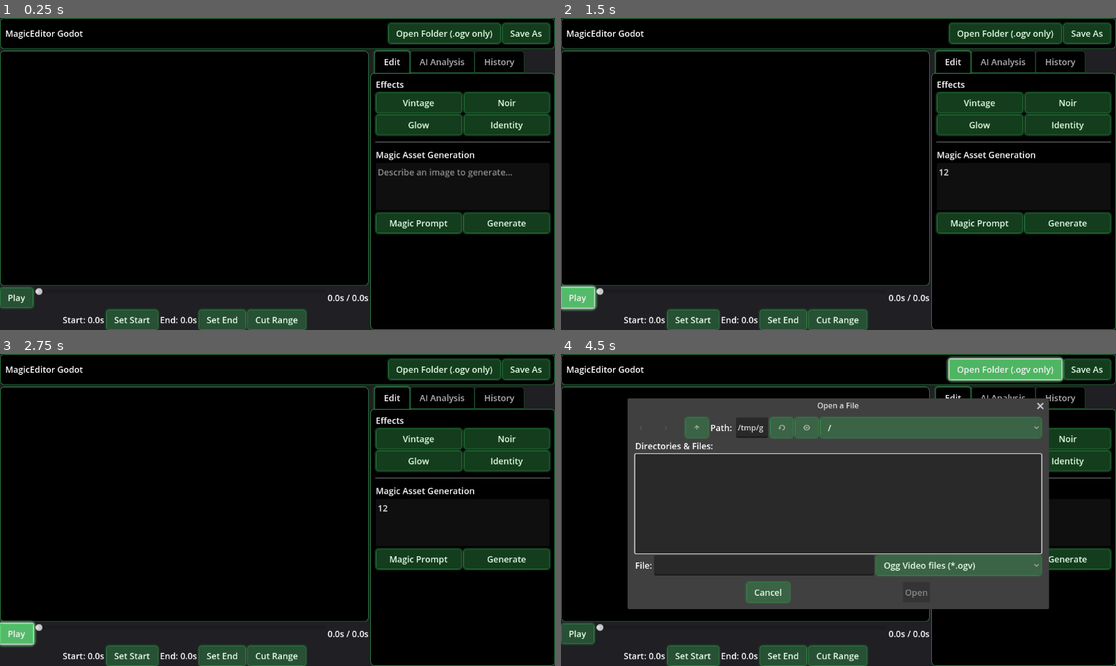
Above: before the commit, frames 1-4 (two rows, left to right).
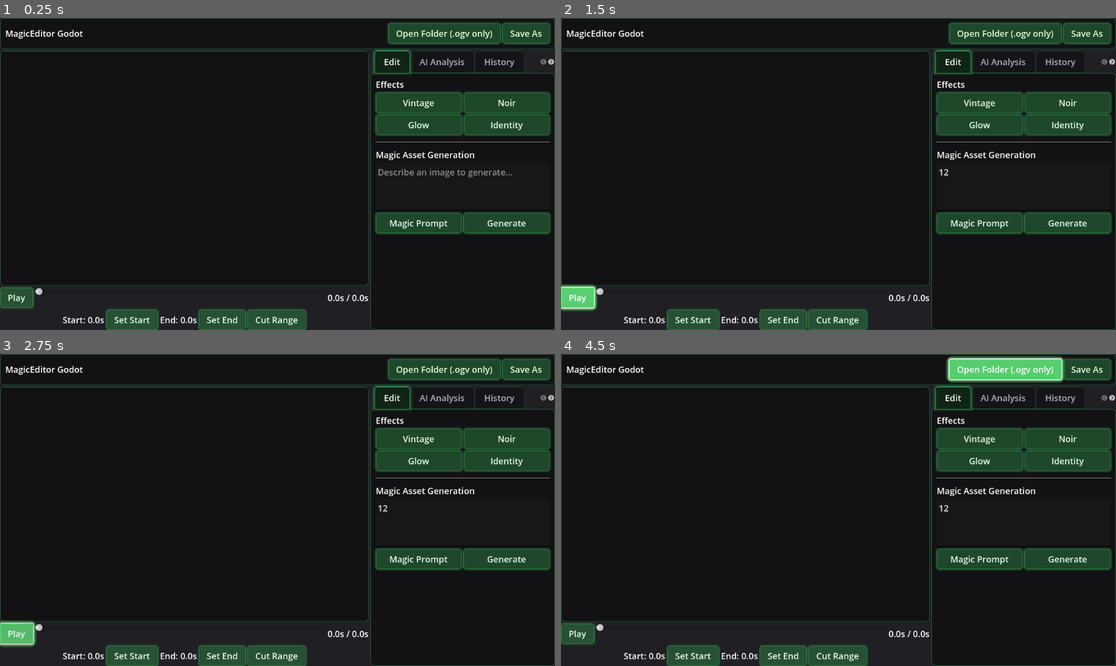
Above: after the commit, the same moments.

Repository: megumi-joy/VideoEditor
Game: Godot game, scene res://Main.tscn
Two runs of this game, one before a commit and one after it. Both use one fixed random seed, a clock stepped at 60 frames per second and the inputs below.
Inputs (mouse positions are in pixels of both pictures, inside the frame that each line leads up to):
- Up to frame 1 (0.25 s): no input
- Up to frame 2 (1.5 s): click (1021, 186) at 0.52 s; type "12" at 0.6 s; click "Play" at 1.25 s
- Up to frame 3 (2.75 s): click "Play" at 2 s
- Up to frame 4 (4.5 s): click "Set Start" at 2.75 s; click "Set Start" at 3.5 s; click "Open Folder (.ogv only)" at 4.25 s

The runs differ from the first frame. In frame 1, 2.5% of the frame differs, in the area x 0-100%, y 0-100%; in frame 2, 2.5%; in frame 3, 2.5%; in frame 4, 29%.

Commit message:
feat: Implement the initial Godot video editor UI scene, its main script, and a green theme.

Diff:
--- a/videoeditorgodot/Main.gd
+++ b/videoeditorgodot/Main.gd
@@ -24,6 +24,8 @@
 var has_loaded_video: bool = false
 
 func _ready():
+    _apply_afterglow_animations(self)
+
     # Connect UI signals
     open_button.pressed.connect(_on_open_button_pressed)
     file_dialog.file_selected.connect(_on_file_selected)
@@ -56,6 +58,26 @@
     # HTTP signals
     http_ollama.request_completed.connect(_on_ollama_request_completed)
     http_agent.request_completed.connect(_on_agent_request_completed)
+
+func _apply_afterglow_animations(node: Node):
+    if node is Button:
+        # Create an afterglow effect using a CanvasItem modulate property
+        node.mouse_entered.connect(func():
+            var tween = create_tween()
+            tween.tween_property(node, "modulate", Color(1.5, 2.0, 1.5, 1.0), 0.1)
+        )
+        node.mouse_exited.connect(func():
+            var tween = create_tween()
+            tween.tween_property(node, "modulate", Color(1.0, 1.0, 1.0, 1.0), 0.5)
+        )
+        node.pressed.connect(func():
+            var tween = create_tween()
+            node.modulate = Color(2.0, 3.0, 2.0, 1.0)
+            tween.tween_property(node, "modulate", Color(1.0, 1.0, 1.0, 1.0), 0.8).set_trans(Tween.TRANS_EXPO).set_ease(Tween.EASE_OUT)
+        )
+
+    for child in node.get_children():
+        _apply_afterglow_animations(child)
 
 func _process(_delta):
     if has_loaded_video and video_player.is_playing():
--- a/videoeditorgodot/Main.tscn
+++ b/videoeditorgodot/Main.tscn
@@ -252,12 +252,96 @@
 layout_mode = 2
 size_flags_vertical = 3
 
+[node name="Gen" type="VBoxContainer" parent="VBox/MainWorkspace/ToolsPanel"]
+visible = false
+layout_mode = 2
+metadata/_tab_index = 3
+
+[node name="Margin" type="MarginContainer" parent="VBox/MainWorkspace/ToolsPanel/Gen"]
+layout_mode = 2
+size_flags_vertical = 3
+theme_override_constants/margin_left = 10
+theme_override_constants/margin_top = 10
+theme_override_constants/margin_right = 10
+theme_override_constants/margin_bottom = 10
+
+[node name="VBox" type="VBoxContainer" parent="VBox/MainWorkspace/ToolsPanel/Gen/Margin"]
+layout_mode = 2
+
+[node name="Label" type="Label" parent="VBox/MainWorkspace/ToolsPanel/Gen/Margin/VBox"]
+layout_mode = 2
+text = "Generation Options"
+horizontal_alignment = 1
+
+[node name="HSeparator" type="HSeparator" parent="VBox/MainWorkspace/ToolsPanel/Gen/Margin/VBox"]
+layout_mode = 2
+theme_override_constants/separation = 15
+
+[node name="ImageGenBtn" type="Button" parent="VBox/MainWorkspace/ToolsPanel/Gen/Margin/VBox"]
+layout_mode = 2
+text = "Generate Image Model"
+
+[node name="VideoGenBtn" type="Button" parent="VBox/MainWorkspace/ToolsPanel/Gen/Margin/VBox"]
+layout_mode = 2
+text = "Generate Video Model"
+
+[node name="Shop Garage" type="VBoxContainer" parent="VBox/MainWorkspace/ToolsPanel"]
+visible = false
+layout_mode = 2
+metadata/_tab_index = 4
+
+[node name="Margin" type="MarginContainer" parent="VBox/MainWorkspace/ToolsPanel/Shop Garage"]
+layout_mode = 2
+size_flags_vertical = 3
+theme_override_constants/margin_left = 10
+theme_override_constants/margin_top = 10
+theme_override_constants/margin_right = 10
+theme_override_constants/margin_bottom = 10
+
+[node name="VBox" type="VBoxContainer" parent="VBox/MainWorkspace/ToolsPanel/Shop Garage/Margin"]
+layout_mode = 2
+
+[node name="Label" type="Label" parent="VBox/MainWorkspace/ToolsPanel/Shop Garage/Margin/VBox"]
+layout_mode = 2
+text = "NFSU2 Performance Shop"
+horizontal_alignment = 1
+
+[node name="HSeparator" type="HSeparator" parent="VBox/MainWorkspace/ToolsPanel/Shop Garage/Margin/VBox"]
+layout_mode = 2
+theme_override_constants/separation = 15
+
+[node name="GridContainer" type="GridContainer" parent="VBox/MainWorkspace/ToolsPanel/Shop Garage/Margin/VBox"]
+layout_mode = 2
+columns = 2
+
+[node name="EngineBtn" type="Button" parent="VBox/MainWorkspace/ToolsPanel/Shop Garage/Margin/VBox/GridContainer"]
+layout_mode = 2
+size_flags_horizontal = 3
+text = "Engine (CPU)"
+
+[node name="ECUBtn" type="Button" parent="VBox/MainWorkspace/ToolsPanel/Shop Garage/Margin/VBox/GridContainer"]
+layout_mode = 2
+size_flags_horizontal = 3
+text = "ECU (Memory)"
+
+[node name="TransmissionBtn" type="Button" parent="VBox/MainWorkspace/ToolsPanel/Shop Garage/Margin/VBox/GridContainer"]
+layout_mode = 2
+size_flags_horizontal = 3
+text = "Transmission (Disk)"
+
+[node name="TurboBtn" type="Button" parent="VBox/MainWorkspace/ToolsPanel/Shop Garage/Margin/VBox/GridContainer"]
+layout_mode = 2
+size_flags_horizontal = 3
+text = "Turbo (GPU)"
+
 [node name="FileDialog" type="FileDialog" parent="."]
 title = "Open a File"
 size = Vector2i(600, 400)
 ok_button_text = "Open"
 file_mode = 0
 access = 2
+show_hidden_files = true
+use_native_dialog = true
 filters = PackedStringArray("*.ogv ; Ogg Video files")
 
 [node name="HTTP_Ollama" type="HTTPRequest" parent="."]
--- a/videoeditorgodot/green_theme.tres
+++ b/videoeditorgodot/green_theme.tres
@@ -55,12 +55,12 @@
 shadow_size = 10
 
 [sub_resource type="StyleBoxFlat" id="StyleBoxFlat_panel"]
-bg_color = Color(0, 0, 0, 1)
+bg_color = Color(0, 0, 0, 0.4)
 border_width_left = 1
 border_width_top = 1
 border_width_right = 1
 border_width_bottom = 1
-border_color = Color(0.2, 0.6, 0.3, 1)
+border_color = Color(0.2, 0.6, 0.3, 0.6)
 corner_radius_top_left = 8
 corner_radius_top_right = 8
 corner_radius_bottom_right = 8
@@ -71,28 +71,28 @@
 content_margin_top = 10.0
 content_margin_right = 20.0
 content_margin_bottom = 10.0
-bg_color = Color(0, 0, 0, 1)
+bg_color = Color(0, 0, 0, 0.6)
 border_width_left = 1
 border_width_top = 1
 border_width_right = 1
 border_width_bottom = 0
-border_color = Color(0.2, 0.6, 0.3, 1)
+border_color = Color(0.2, 0.7, 0.4, 1)
 corner_radius_top_left = 6
 corner_radius_top_right = 6
-shadow_color = Color(0.2, 0.6, 0.3, 0.4)
-shadow_size = 4
+shadow_color = Color(0.2, 0.6, 0.3, 0.5)
+shadow_size = 6
 
 [sub_resource type="StyleBoxFlat" id="StyleBoxFlat_tab_bg"]
 content_margin_left = 20.0
 content_margin_top = 10.0
 content_margin_right = 20.0
 content_margin_bottom = 10.0
-bg_color = Color(0, 0, 0, 1)
+bg_color = Color(0, 0, 0, 0.3)
 border_width_left = 1
 border_width_top = 1
 border_width_right = 1
 border_width_bottom = 1
-border_color = Color(0.1, 0.3, 0.15, 1)
+border_color = Color(0.1, 0.4, 0.2, 0.5)
 corner_radius_top_left = 6
 corner_radius_top_right = 6
 
